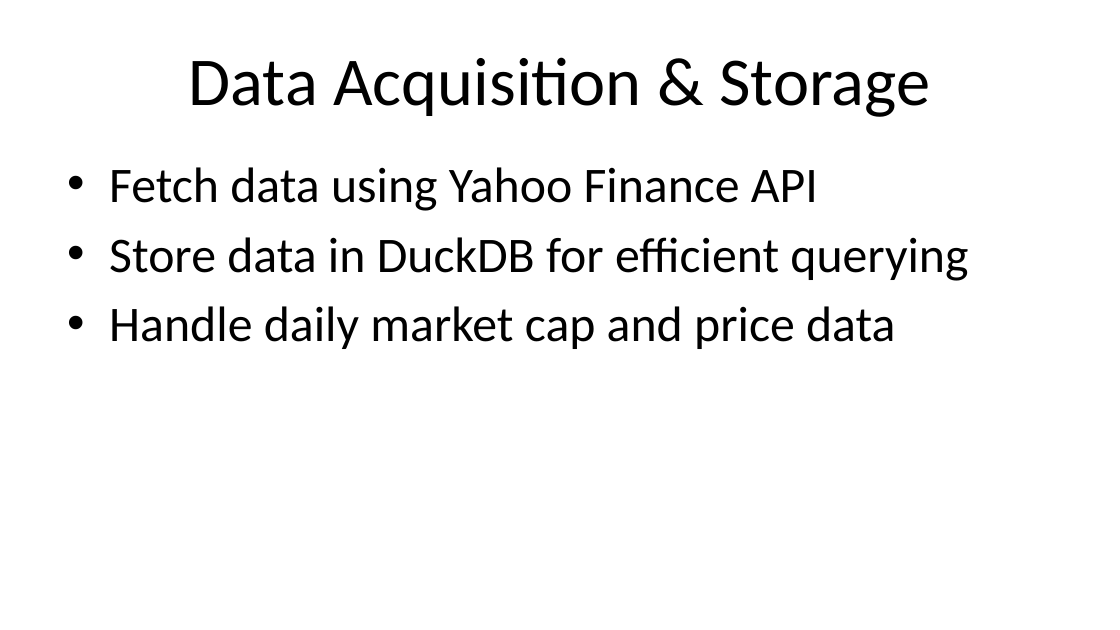
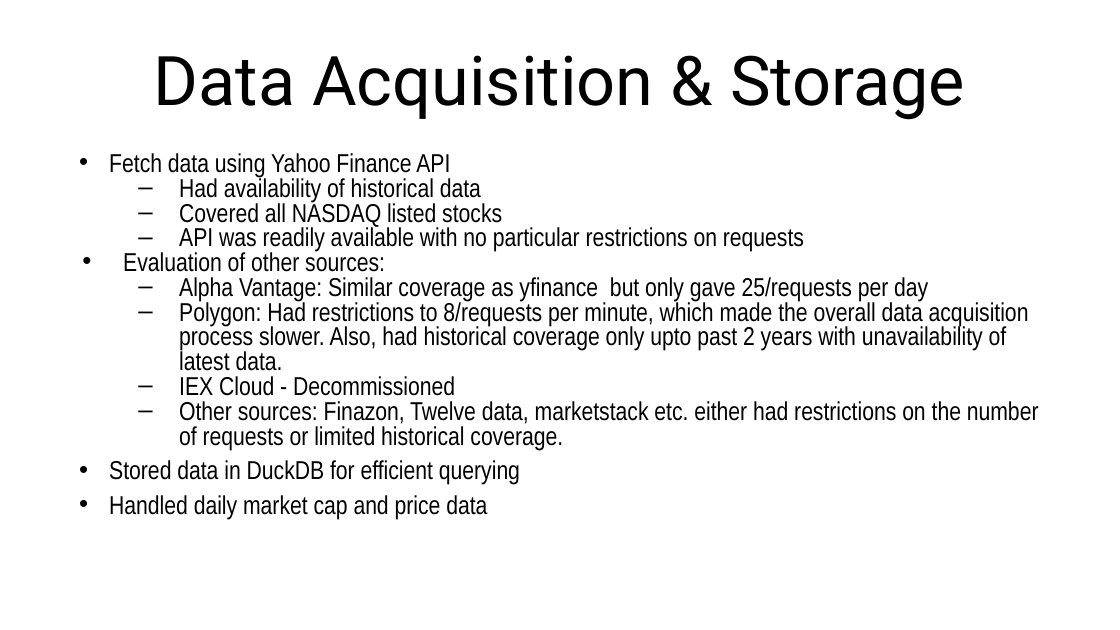
Before and after one commit to anuj-2001/us-stocks-viz, a slide deck: slide 3 of assignment.pptx (slide 4 before the commit). Drawn at 1120x630 pixels with LibreOffice and Linux fonts; fonts in the diff are those of the drawing. Boxes give left, top, right and bottom in pixels: in the first picture for what was removed or moved away, otherwise in the second. Text is boxed around its words. In the diff, an @@ line names an element or a change of style, - is before the commit and + after.

```diff
--- a/assignment.pptx
+++ b/assignment.pptx
@@ title "Data Acquisition & Storage" at box(154, 55, 965, 120): font Calibri to Roboto @@
@@ text at box(109, 175, 1039, 520): text changed; size 32 to 16.6 pt; font Calibri to Arial Narrow @@
-• Store data in DuckDB for efficient querying
-• Handle daily market cap and price data
+  – Had availability of historical data
+  – Covered all NASDAQ listed stocks
+  – API was readily available with no particular restrictions on requests
+• Evaluation of other sources:
+  – Alpha Vantage: Similar coverage as yfinance but only gave 25/requests per day
+  – Polygon: Had restrictions to 8/requests per minute, which made the overall data acquisition process slower. Also, had historical coverage only upto past 2 years with unavailability of latest data.
+  – IEX Cloud - Decommissioned
+  – Other sources: Finazon, Twelve data, marketstack etc. either had restrictions on the number of requests or limited historical coverage.
+• Stored data in DuckDB for efficient querying
+• Handled daily market cap and price data
@@ text at box(109, 153, 450, 178): size 32 to 16.6 pt, font Calibri to Arial Narrow in "Fetch data using Yahoo Finance API"; indent changed; line spacing 1 to 0.8 @@
```
Also in this commit, not shown: 6 other slides changed, 1 slide removed, 2 other files.
